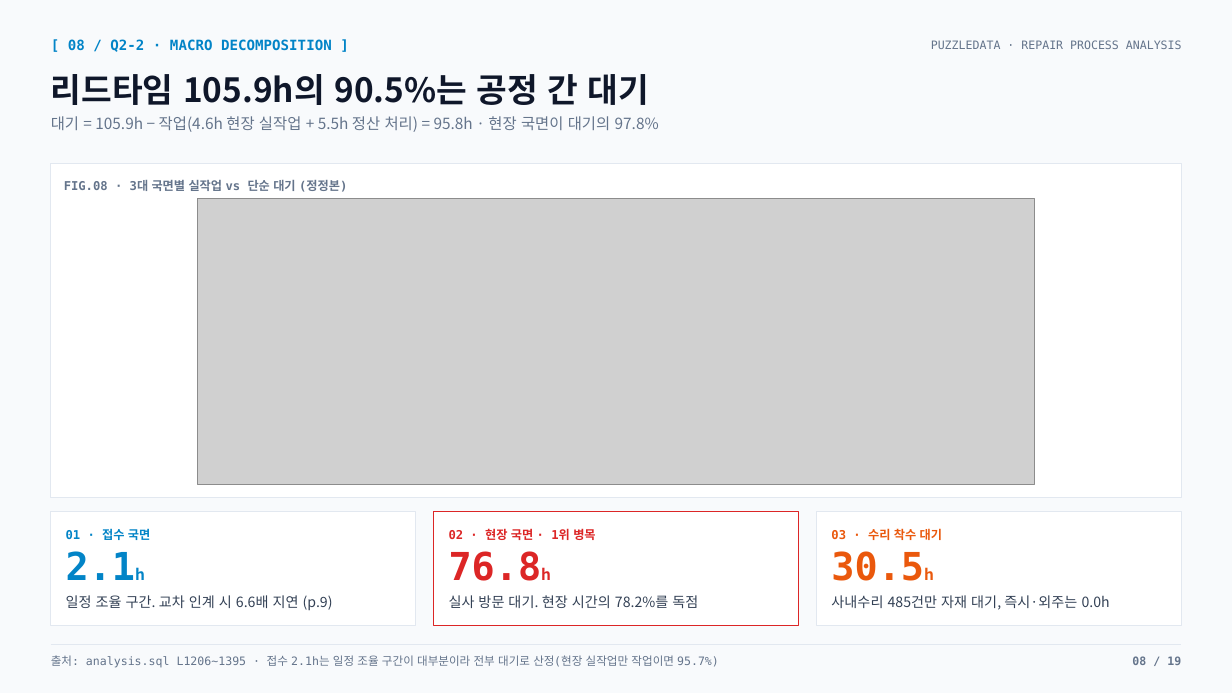
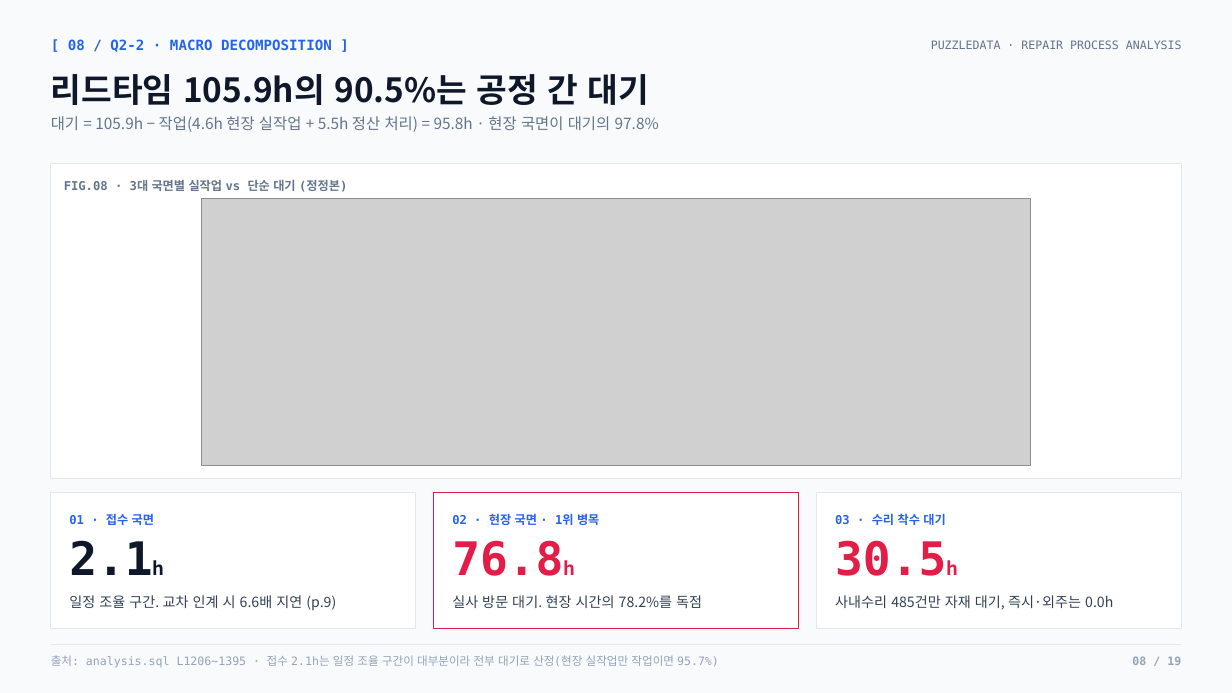
Before and after one commit to nus1245/puzzle_data, a slide deck: slide 8 of outputs/pptx/puzzledata_repair_report.pptx. Drawn at 1232x693 pixels with LibreOffice and Linux fonts; fonts in the diff are those of the drawing; grey boxes stand for pictures. Boxes give left, top, right and bottom in pixels: in the first picture for what was removed or moved away, otherwise in the second. Text is boxed around its words. In the diff, an @@ line names an element or a change of style, - is before the commit and + after.

```diff
--- a/outputs/pptx/puzzledata_repair_report.pptx
+++ b/outputs/pptx/puzzledata_repair_report.pptx
@@ text "[ 08 / Q2-2 · ..." at (68,39,332,52): text colour #0284C7 to #2563EB @@
@@ rectangle: place and size @@
-rectangle at (51,164,1181,497)
+rectangle at (51,164,1181,479)
@@ picture: place and size @@
-picture at (198,198,1035,484)
+picture at (201,198,1030,466)
@@ rectangle: place and size @@
-rectangle at (51,511,415,625)
+rectangle at (51,493,415,628)
@@ rectangle: place and size @@
-rectangle at (433,511,798,625)
+rectangle at (433,493,798,628)
@@ rectangle at (433,493,798,628): outline #DC2626 0.75 pt to #E11D48 0.75 pt @@
@@ rectangle: place and size @@
-rectangle at (817,511,1181,625)
+rectangle at (817,493,1181,628)
@@ text "01 · 접수 국면" at (69,513,154,525): text colour #0284C7 to #2563EB @@
@@ text "2.1h": place and size @@
-text "2.1h" at (66,551,136,580)
+text "2.1h" at (69,540,152,575)
@@ text "2.1h" at (69,540,152,575): size 30 to 36 pt, size 12 to 14.4 pt in "2.1h"; text colour #0284C7 to #0F172A; line spacing 33.6pt to 40.3pt @@
@@ text "01 · 접수 국면": place and size @@
-text "01 · 접수 국면" at (66,528,150,540)
+text "01 · 접수 국면" at (69,513,154,525)
@@ text "76.8h": place and size @@
-text "76.8h" at (449,551,542,581)
+text "76.8h" at (452,540,563,576)
@@ text "76.8h" at (452,540,563,576): size 30 to 36 pt, size 12 to 14.4 pt in "76.8h"; text colour #DC2626 to #E11D48; line spacing 33.6pt to 40.3pt @@
@@ text "02 · 현장 국면 · ...": place and size @@
-text "02 · 현장 국면 · ..." at (449,528,595,540)
+text "02 · 현장 국면 · ..." at (452,513,599,525)
@@ text "02 · 현장 국면 · ..." at (452,513,599,525): text colour #DC2626 to #2563EB @@
@@ text "30.5h": place and size @@
-text "30.5h" at (831,551,924,581)
+text "30.5h" at (835,540,946,576)
@@ text "30.5h" at (835,540,946,576): size 30 to 36 pt, size 12 to 14.4 pt in "30.5h"; text colour #EA580C to #E11D48; line spacing 33.6pt to 40.3pt @@
@@ text "03 · 수리 착수 대기": place and size @@
-text "03 · 수리 착수 대기" at (831,528,942,540)
+text "03 · 수리 착수 대기" at (835,513,945,525)
@@ text "03 · 수리 착수 대기" at (835,513,945,525): text colour #EA580C to #2563EB @@
@@ text "실사 방문 대기. 현장 시간의 ...": place and size @@
-text "실사 방문 대기. 현장 시간의 ..." at (449,595,698,609)
+text "실사 방문 대기. 현장 시간의 ..." at (452,595,702,608)
@@ text "사내수리 485건만 자재 대기, 즉시·외주는 ...": place and size @@
-text "사내수리 485건만 자재 대기, 즉시·외주는 ..." at (831,595,1110,610)
+text "사내수리 485건만 자재 대기, 즉시·외주는 ..." at (835,595,1113,610)
@@ text "출처: analysis.sql L1206~1395 · 접수 ..." at (51,655,719,667): text colour #64748B to #94A3B8 @@
@@ text "08 / 19" at (1132,656,1181,665): text colour #64748B to #94A3B8 @@
```
Also in this commit, not shown: 17 other slides changed, 1 slide added, 1 slide removed, 22 other files.
